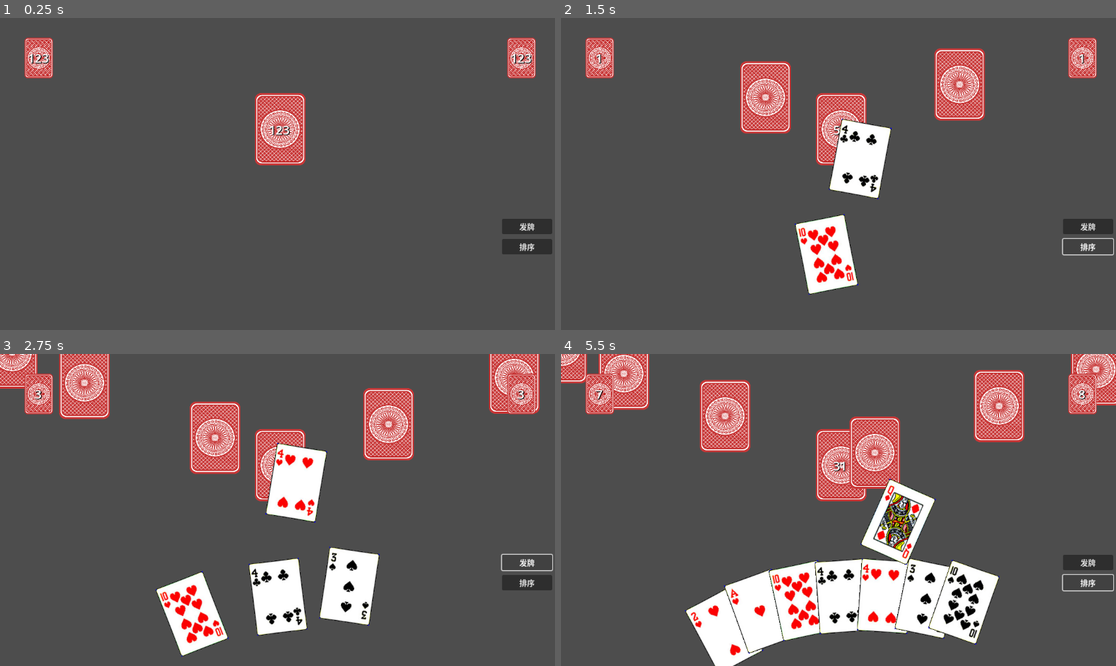
Above: before the commit, frames 1-4 (two rows, left to right).
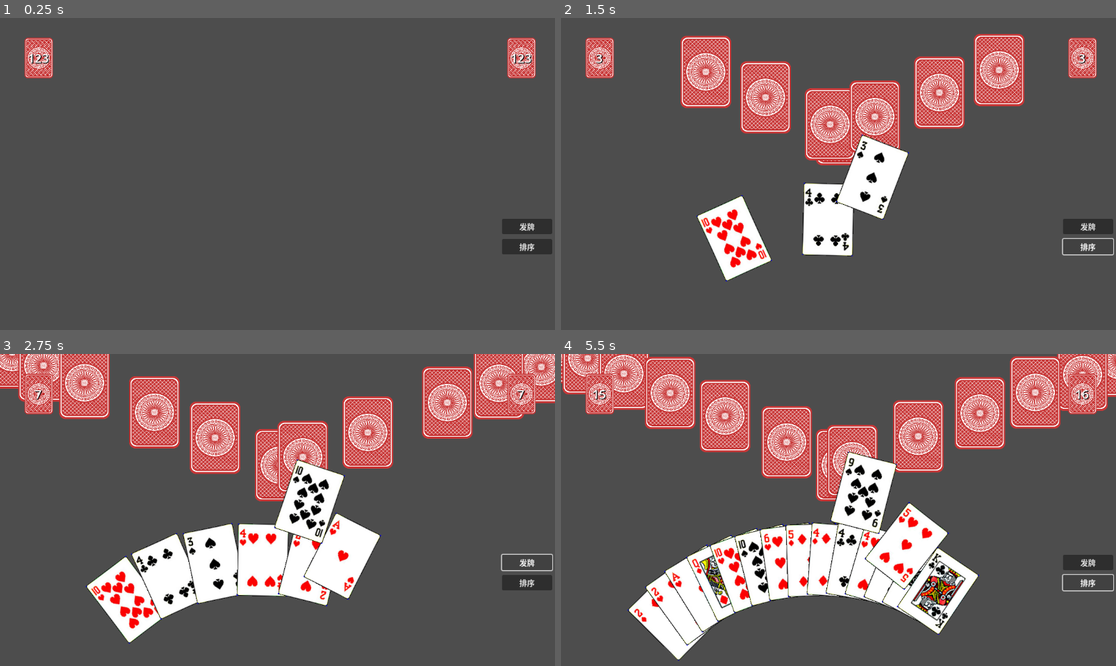
Above: after the commit, the same moments.

Repository: blmz/GODOT-DouDiZhu
Game: Godot game, scene res://场景/手牌管理器.tscn
Same seed, same stepped clock (60 frames per second), same inputs: the game is played once before the commit and once after it. The project has no main scene, so this scene is started directly.
Inputs:
- Up to frame 1 (0.25 s): no input
- Up to frame 2 (1.5 s): click "发牌" at 0.5 s; click "排序" at 1.25 s
- Up to frame 3 (2.75 s): click "发牌" at 2 s
- Up to frame 4 (5.5 s): click "排序" at 2.75 s; click "发牌" at 3.5 s; click "排序" at 4.25 s

The runs differ from the first frame. In frame 1, 2.1% of the frame differs, in the area x 45-56%, y 24-48%; in frame 2, 16%; in frame 3, 26%; in frame 4, 33%, in the area x 0-100%, y 0-100%.

Commit message:
简单修改

Diff:
--- a/场景/手牌管理器.tscn
+++ b/场景/手牌管理器.tscn
@@ -10,7 +10,7 @@
 
 [sub_resource type="Curve2D" id="Curve2D_c4sjh"]
 _data = {
-"points": PackedVector2Array(-49.024, 107.139, 49.024, -107.139, -348, 137.512, -140.817, -1, 140.817, 1, 0, -1.69763, -73.9888, -128.849, 73.9888, 128.849, 345, 130.721)
+"points": PackedVector2Array(-49.024, 107.139, 49.024, -107.139, -332, 76.3953, -140.817, -1, 140.817, 1, 4, -83.1861, -73.9888, -128.849, 0, 0, 343, 91.6744)
 }
 point_count = 3
 
@@ -28,6 +28,7 @@
 "扑克牌" = ExtResource("2_io782")
 
 [node name="牌堆牌数显示" parent="." instance=ExtResource("3_dwm8v")]
+visible = false
 layout_mode = 1
 anchor_left = 0.505
 anchor_top = 0.356
@@ -73,25 +74,25 @@
 
 [node name="手牌点" type="Control" parent="."]
 layout_mode = 1
-anchor_left = 0.501
-anchor_top = 1.642
-anchor_right = 0.501
-anchor_bottom = 1.642
-offset_left = -0.151978
-offset_top = -0.0159912
-offset_right = -0.152039
-offset_bottom = -0.0159912
+anchor_left = 0.419
+anchor_top = 3.199
+anchor_right = 0.419
+anchor_bottom = 3.199
+offset_left = 0.311951
+offset_top = -1278.95
+offset_right = 0.311951
+offset_bottom = -1278.95
 
 [node name="手牌排列线" type="Control" parent="."]
 layout_mode = 1
-anchor_left = 0.501
-anchor_top = 0.745
-anchor_right = 0.501
-anchor_bottom = 0.745
-offset_left = -0.152039
-offset_top = 0.23996
-offset_right = -0.152039
-offset_bottom = 0.23996
+anchor_left = 0.419
+anchor_top = 0.756
+anchor_right = 0.419
+anchor_bottom = 0.756
+offset_left = 0.311951
+offset_top = 0.111969
+offset_right = 0.311951
+offset_bottom = 0.111969
 
 [node name="手牌线" type="Path2D" parent="手牌排列线"]
 position = Vector2(0, -54)
@@ -99,7 +100,7 @@
 curve = SubResource("Curve2D_c4sjh")
 
 [node name="手牌线点" type="PathFollow2D" parent="手牌排列线/手牌线"]
-position = Vector2(-348, 137.512)
+position = Vector2(-332, 76.3953)
 rotation = -0.454002
 rotates = false
 loop = false
@@ -143,7 +144,7 @@
 offset_bottom = -0.152008
 
 [node name="发牌计时器" type="Timer" parent="."]
-wait_time = 0.2
+wait_time = 0.1
 
 [node name="上家牌数显示" parent="." instance=ExtResource("3_dwm8v")]
 layout_mode = 1
--- a/场景/扑克牌.tscn
+++ b/场景/扑克牌.tscn
@@ -19,12 +19,6 @@
 script = ExtResource("1_pdswt")
 "运动曲线" = SubResource("Curve_xfad0")
 
-[node name="图片" type="TextureRect" parent="."]
-layout_mode = 0
-offset_right = 105.0
-offset_bottom = 150.0
-texture = ExtResource("1_glnhf")
-
 [node name="牌背" type="TextureRect" parent="."]
 visible = false
 layout_mode = 0
@@ -32,6 +26,12 @@
 offset_bottom = 150.0
 texture = ExtResource("2_tk1yo")
 expand_mode = 1
+
+[node name="图片" type="TextureRect" parent="."]
+layout_mode = 0
+offset_right = 105.0
+offset_bottom = 150.0
+texture = ExtResource("1_glnhf")
 
 [node name="选择发光框" type="TextureRect" parent="."]
 visible = false
--- a/脚本/手牌管理器.gd
+++ b/脚本/手牌管理器.gd
@@ -147,9 +147,15 @@
 	初始牌堆.shuffle()#打乱牌堆
 	#print(初始牌堆,"牌堆大小为",初始牌堆.size())
 
-#给所有玩家发牌
+func 开始发牌():
+	牌堆牌数显示.visible=true
+	是否发牌=true
+	发牌计时器.start()
+
+#给所有玩家发牌并且留三张
 func 发牌():
 	if(初始牌堆.size()==3):
+		是否发牌=false
 		return 0
 	var 位置数=发牌数%3
 	match 位置数:
@@ -161,36 +167,44 @@
 	下家牌数显示.更新牌数(下家牌列表.size())
 	上家牌数显示.更新牌数(上家牌列表.size())
 
+func 发底牌(对象=""):
+	for 牌 in 初始牌堆:
+		match 对象:
+			"玩家":玩家发牌(牌)
+			"上家":对家发牌(上家点,牌)
+			"下家":对家发牌(下家点,牌)
+	牌堆牌数显示.visible=false
 
 func _ready():
 	初始化牌堆()
 
 func 鼠标进入手牌(对象:Panel):
 	当前选择牌=对象
-	对象.z_index=99
 	重置位置(选牌位置计算(对象))
+	#对象.z_index=99
+	#print("进入了",对象.牌.花色,对象.牌.点数)
 
 func 鼠标离开手牌(对象:Panel):
 	当前选择牌=null
-	对象.top_level=false
-	重置位置(计算位置(玩家手牌列表.size()))
+	重置位置(计算位置(玩家手牌列表.size()))
+	#print("离开了",对象.牌.花色,对象.牌.点数)
 
 func _on_发牌按钮_button_down():
-	是否发牌=true
-	发牌计时器.start()
+	开始发牌()
 
 func _on_排序按钮_button_down():
 	排序手牌()
-	手牌显示排序()
-
+	#手牌显示排序()
 
 func _on_发牌计时器_timeout():
 	if(!是否发牌):
 		发牌计时器.stop()
 		是否发牌=false
+		排序手牌()
+		发底牌("玩家")
 	else:
 		发牌()
 
+#位置改变时重置手牌位置
 func _on_item_rect_changed():
 	重置位置(计算位置(玩家手牌列表.size()))
-	pass # Replace with function body.
--- a/脚本/扑克牌.gd
+++ b/脚本/扑克牌.gd
@@ -9,19 +9,22 @@
 @onready var 牌背 = $"牌背"
 @onready var 选择发光框 = $"选择发光框"
 
+@export_range(0,500) var 旋转速度:float=100
+@export_range(0,1000) var 运动速度:=500.0
+
+var 文件地址="res://扑克牌图片/"
+var 牌:扑克牌类
+
+var 是否旋转:=false
 var 是否运动:=false
-@export_range(0,1000) var 运动速度:=500.0
+
 var 运动方向:Vector2
 var 目标位置:Vector2
 var 目标距离:float
-
-var 是否旋转:=false
-@export_range(0,500) var 旋转速度:float=100
 var 角度差值:float
 var 目标角度:float
-
-var 文件地址="res://扑克牌图片/"
-var 牌:扑克牌类
+var 旋转最小值:=3
+var 移动最小值:=1
 
 func 更新牌(牌参数:扑克牌类):
 	if(牌参数!=null):
@@ -37,6 +40,8 @@
 func 移动到(位置:Vector2):
 	目标位置=位置
 	目标距离 = position.distance_to(位置)
+	if(目标距离<=移动最小值):
+		return 0
 	运动方向 = (位置-position).normalized()
 	是否运动=true
 
@@ -60,6 +65,8 @@
 	else:
 		目标角度=角度
 	角度差值=目标角度-rotation_degrees
+	if(abs(角度差值)<=旋转最小值):
+		return 0
 	if(角度差值!=0):
 		是否旋转=true
 
@@ -71,23 +78,23 @@
 			#print(旋转进度)
 			var 旋转差值=运动曲线.sample(旋转进度)
 			rotation_degrees+=旋转速度*旋转差值*delta
-			if(旋转进度>=0.999):
+			if(旋转进度>=1):
 				是否旋转=false
 		elif(角度差值<0):
 			var 旋转进度=1-(目标角度-rotation_degrees)/角度差值
 			#print(旋转进度)
 			var 旋转差值=运动曲线.sample(旋转进度)
 			rotation_degrees-=旋转速度*旋转差值*delta
-			if(旋转进度>=0.999):
+			if(旋转进度>=1):
 				是否旋转=false
 
 func 鼠标进了():
+	#选择发光框.visible=true
 	鼠标进入.emit(self)
-	选择发光框.visible=true
 
 func 鼠标出了():
 	鼠标离开.emit(self)
-	选择发光框.visible=false
+	#选择发光框.visible=false
 
 func _process(delta):
 	移动(delta)
